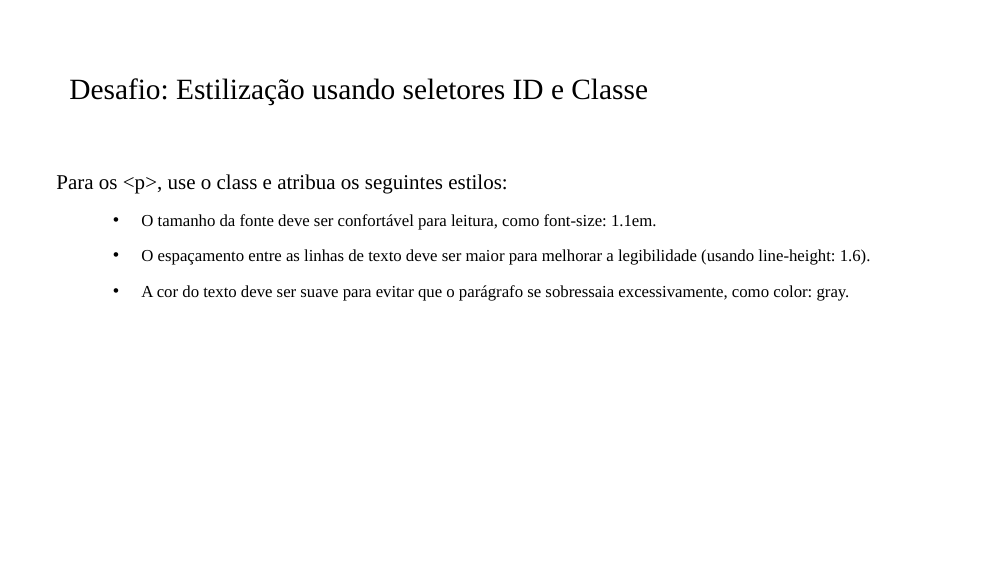
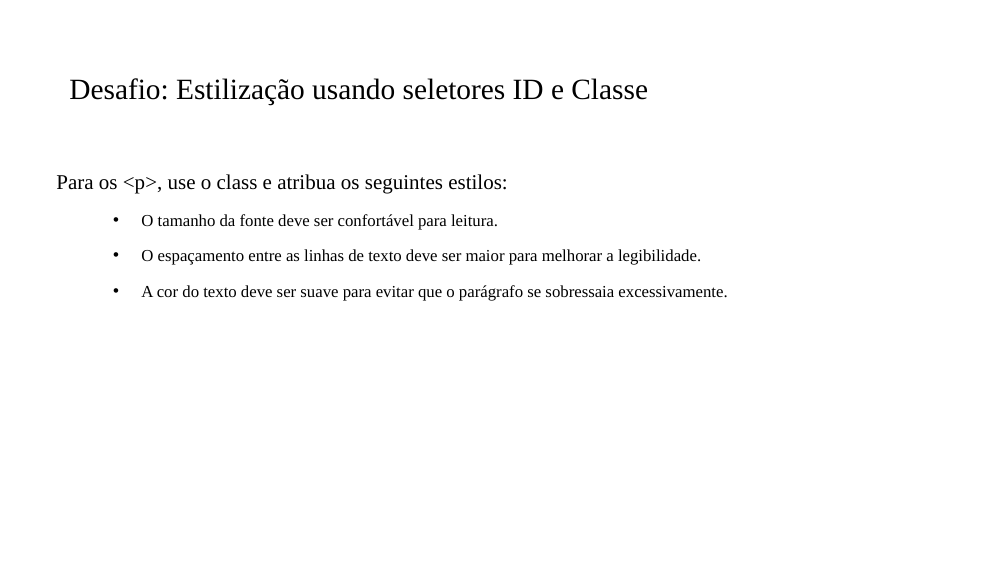
Before and after one commit to PedroMiho/Logica-de-Programacao, a slide deck: slide 9 of Módulo 01 - HTML e CSS/Aula 05 - Introdução a Seletores no CSS/Introdução aos Seletores CSS.pptx. Drawn at 1008x567 pixels with LibreOffice and Linux fonts; fonts in the diff are those of the drawing; background and template pictures are left out. Boxes give left, top, right and bottom in pixels: in the first picture for what was removed or moved away, otherwise in the second. Text is boxed around its words. In the diff, an @@ line names an element or a change of style, - is before the commit and + after.

```diff
--- a/Módulo 01 - HTML e CSS/Aula 05 - Introdução a Seletores no CSS/Introdução aos Seletores CSS.pptx
+++ b/Módulo 01 - HTML e CSS/Aula 05 - Introdução a Seletores no CSS/Introdução aos Seletores CSS.pptx
@@ text at [141,214,727,301]: text changed @@
-  • O tamanho da fonte deve ser confortável para leitura, como font-size: 1.1em.
-  • O espaçamento entre as linhas de texto deve ser maior para melhorar a legibilidade (usando line-height: 1.6).
-  • A cor do texto deve ser suave para evitar que o parágrafo se sobressaia excessivamente, como color: gray.
+  • O tamanho da fonte deve ser confortável para leitura.
+  • O espaçamento entre as linhas de texto deve ser maior para melhorar a legibilidade.
+  • A cor do texto deve ser suave para evitar que o parágrafo se sobressaia excessivamente.
```
Also in this commit, not shown: 2 slides added.
